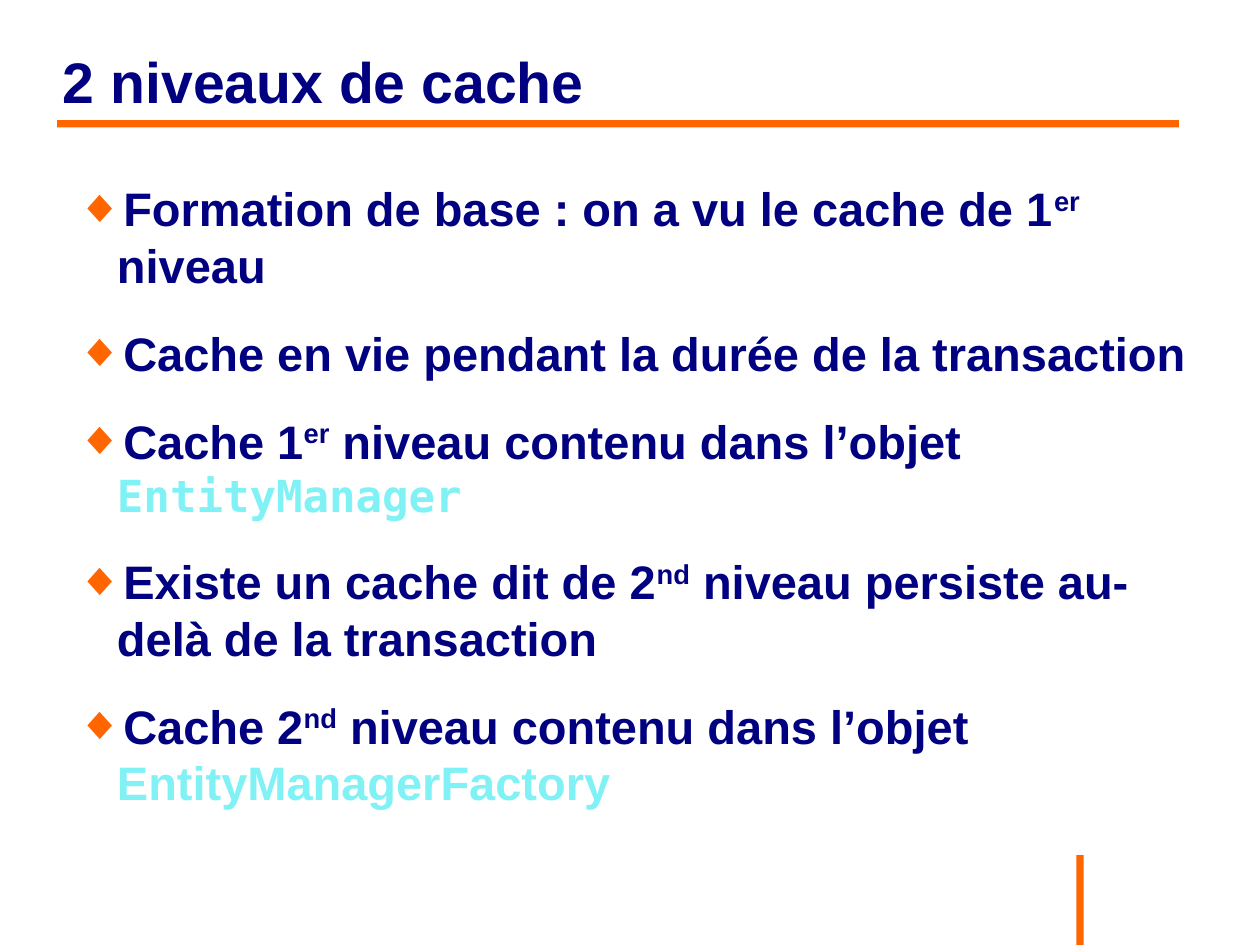
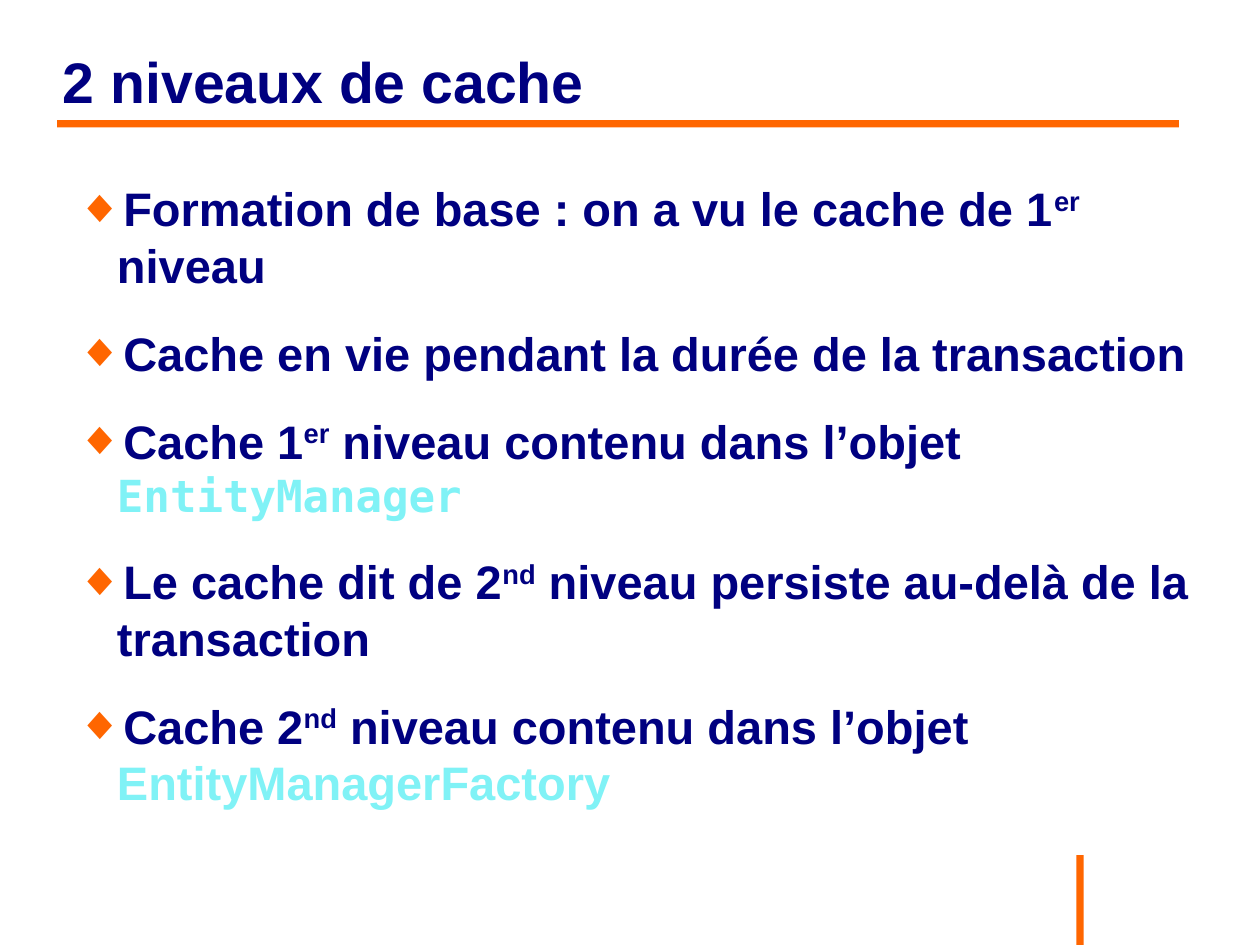
Before and after one commit to philphils/formation-hibernate-avancee, a slide deck: slide 49 of Documentation/diapo_formation_hibernate_avancee.odp. Drawn at 1260x945 pixels with LibreOffice and Linux fonts; fonts in the diff are those of the drawing; background and template pictures are left out. Boxes give left, top, right and bottom in pixels: in the first picture for what was removed or moved away, otherwise in the second. Text is boxed around its words. In the diff, an @@ line names an element or a change of style, - is before the commit and + after.

```diff
--- a/Documentation/diapo_formation_hibernate_avancee.odp
+++ b/Documentation/diapo_formation_hibernate_avancee.odp
@@ text at bbox=[117, 564, 1188, 657]: text changed @@
-◆ Existe un cache dit de 2nd niveau persiste au-delà de la transaction
+◆ Le cache dit de 2nd niveau persiste au-delà de la transaction
```
Also in this commit, not shown: 11 other slides changed.
